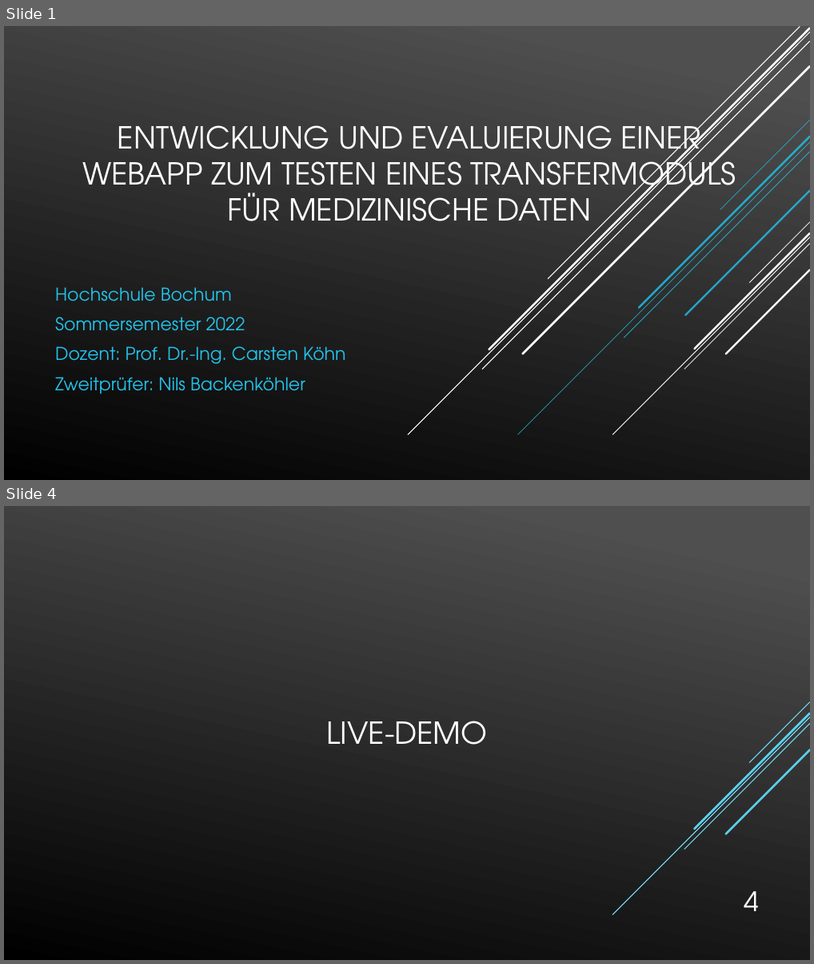
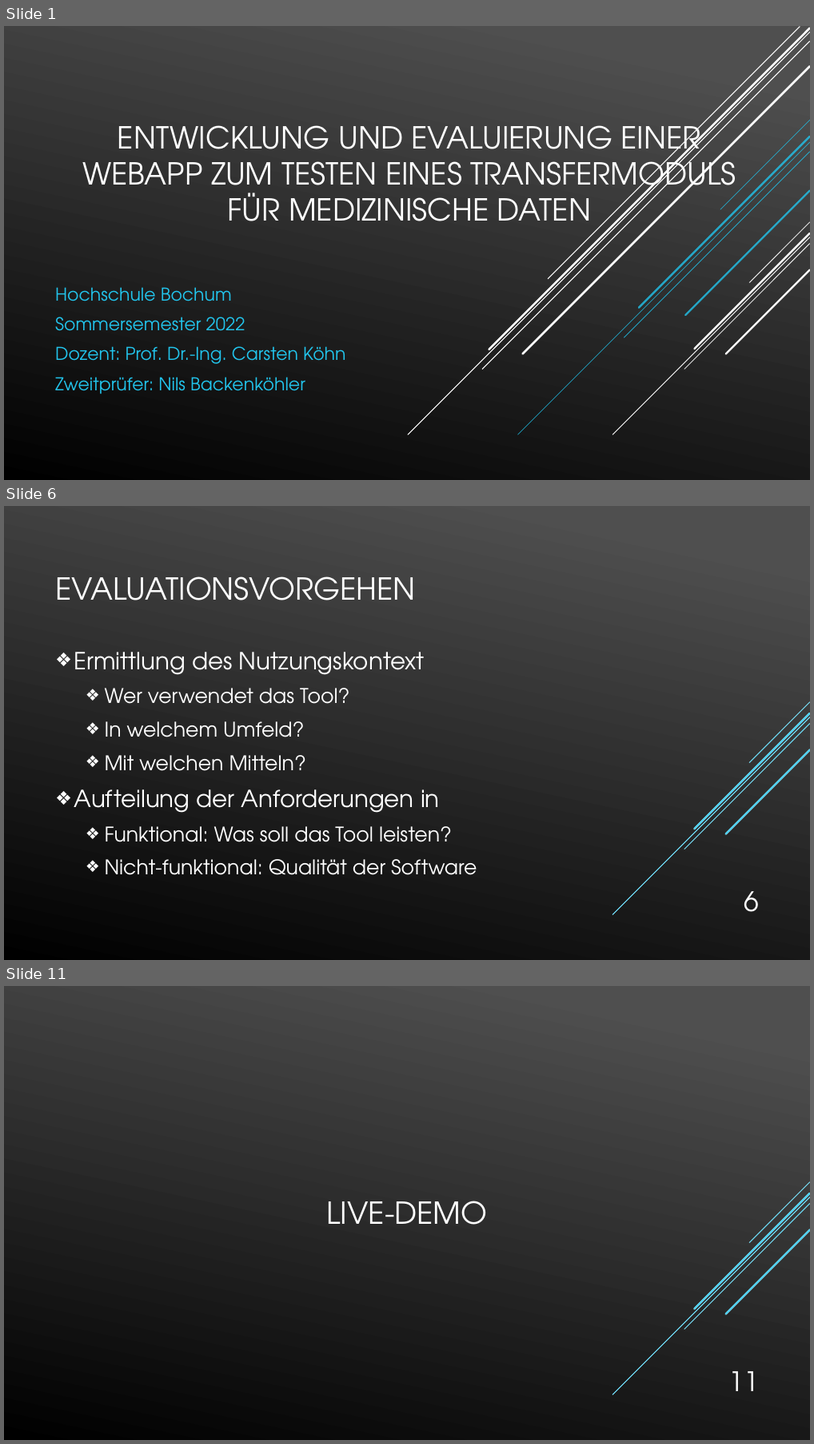
Before and after one commit to Tura92/Bachelorarbeit, a slide deck: Kolloquium Präsentation.pptx. Shown one above the other, each under a label of ours: slides 1 and 4 before the commit, slides 1, 6 and 11 after it; the slides between them are not shown. The pictures are 814x964 and 814x1444 pixels, drawn with LibreOffice and Linux fonts; fonts in the diff are those of the drawing. Boxes give left, top, right and bottom in pixels: in the first picture for what was removed or moved away, otherwise in the second. Text is boxed around its words. In the diff, an @@ line names an element or a change of style, - is before the commit and + after.

```diff
--- a/Kolloquium Präsentation.pptx
+++ b/Kolloquium Präsentation.pptx
@@ slide 6 added at box(4, 506, 810, 960), background gradient #4F4F4F to #000000; not listed: 5 template elements that a slide beside it also shows @@
@@ title added at box(55, 576, 415, 600), 36 pt, text #FFFFFF @@
+EVALUATIONSVORGEHEN
@@ text added at box(74, 652, 477, 875), 24 pt, text #FFFFFF @@
+❖ Ermittlung des Nutzungskontext
+  ❖ Wer verwendet das Tool?
+  ❖ In welchem Umfeld?
+  ❖ Mit welchen Mitteln?
+❖ Aufteilung der Anforderungen in
+  ❖ Funktional: Was soll das Tool leisten?
+  ❖ Nicht-funktional: Qualität der Software
@@ group added at box(613, 702, 810, 914): 5 lines @@
@@ page number added at box(744, 891, 759, 912), 32 pt, text #FFFFFF @@
+6
@@ what was slide 4 is now slide 11 @@
@@ page number at box(729, 1371, 758, 1391): text changed @@
-4
+11
```
Also in this commit, not shown: 1 slide changed, 8 other slides added, 1 slide removed.
